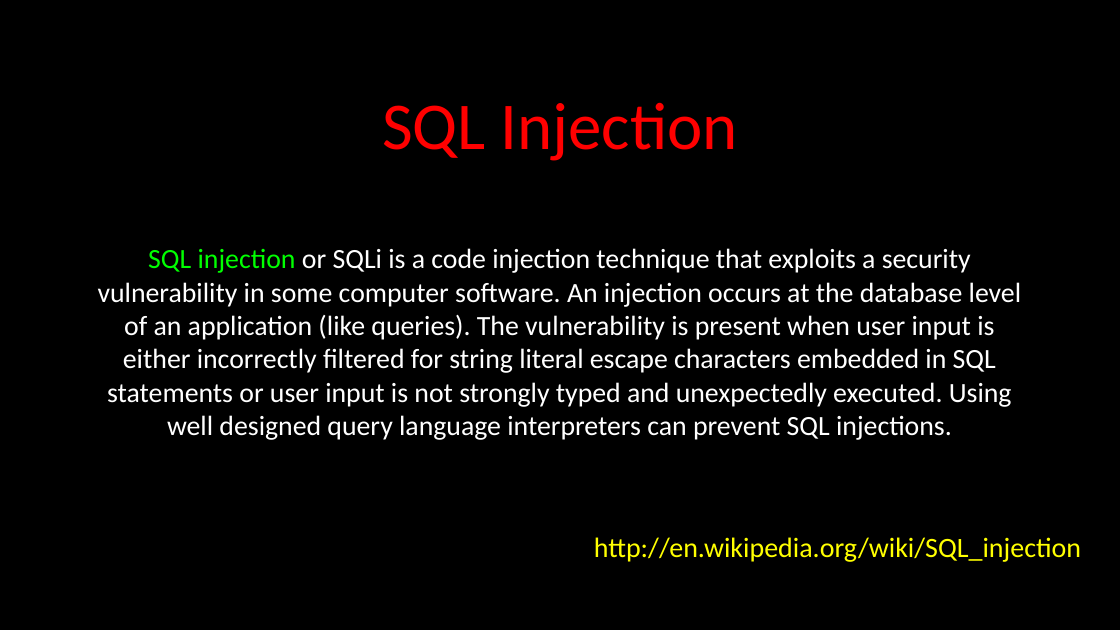
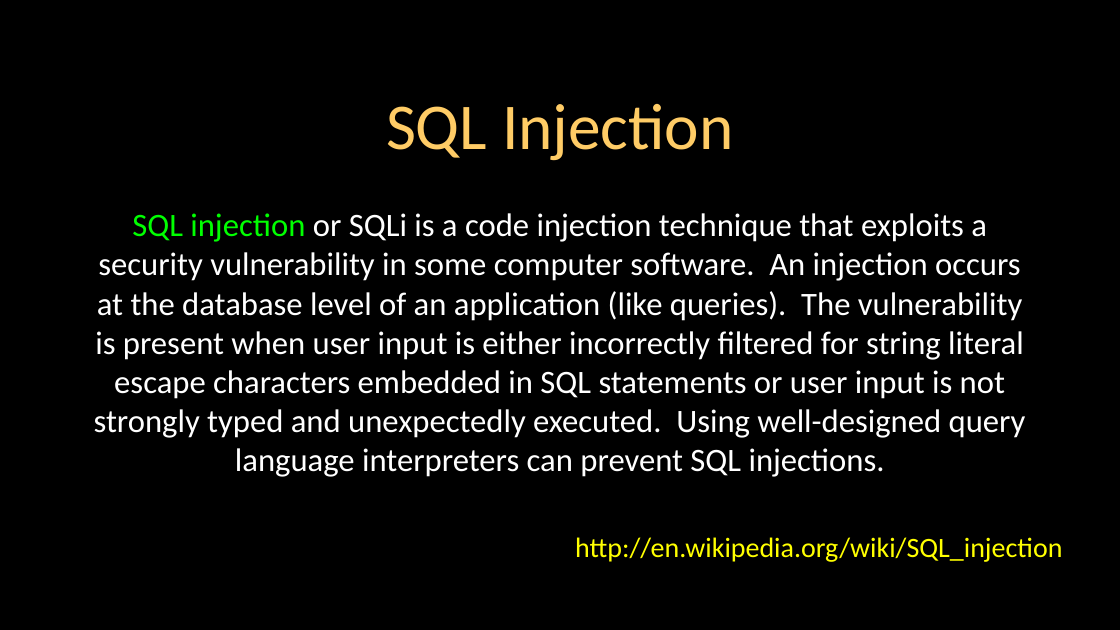
Before and after one commit to csev/wa4e, a slide deck: slide 32 of lectures/PHP-06-MySQL-PDO.ppt. Drawn at 1120x630 pixels with LibreOffice and Linux fonts; fonts in the diff are those of the drawing. Boxes give left, top, right and bottom in pixels: in the first picture for what was removed or moved away, otherwise in the second. Text is boxed around its words. In the diff, an @@ line names an element or a change of style, - is before the commit and + after.

```diff
--- a/lectures/PHP-06-MySQL-PDO.ppt
+++ b/lectures/PHP-06-MySQL-PDO.ppt
@@ title "SQL Injection" at <box>386,104,734,161</box>: size 43 to 42 pt, text colour #FF0000 to #FFCC66 @@
@@ text at <box>94,213,1026,477</box>: text changed; size 17.9 to 21 pt @@
-SQL injection or SQLi is a code injection technique that exploits a security vulnerability in some computer software. An injection occurs at the database level of an application (like queries). The vulnerability is present when user input is either incorrectly filtered for string literal escape characters embedded in SQL statements or user input is not strongly typed and unexpectedly executed. Using well designed query language interpreters can prevent SQL injections.
+SQL injection or SQLi is a code injection technique that exploits a security vulnerability in some computer software. An injection occurs at the database level of an application (like queries). The vulnerability is present when user input is either incorrectly filtered for string literal escape characters embedded in SQL statements or user input is not strongly typed and unexpectedly executed. Using well-designed query language interpreters can prevent SQL injections.
@@ text "http://en.wikipedia.org/wiki/SQL_injection": place and size @@
-text "http://en.wikipedia.org/wiki/SQL_injection" at <box>594,537,1081,562</box>
+text "http://en.wikipedia.org/wiki/SQL_injection" at <box>575,537,1062,562</box>
```
Also in this commit, not shown: 44 other slides changed, 3 other files.
